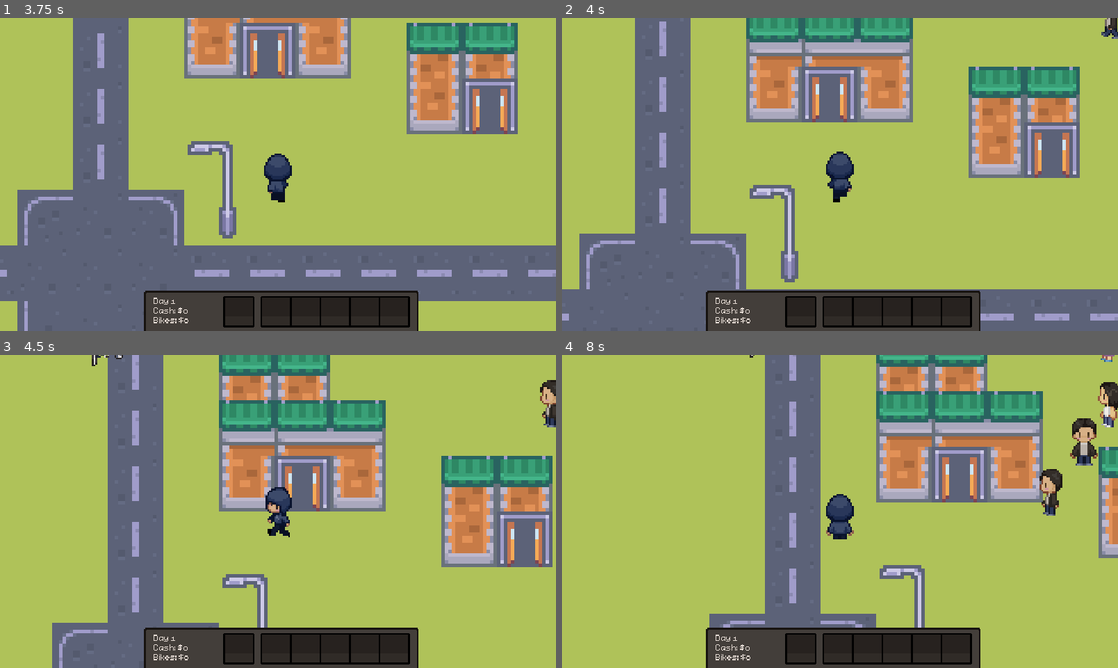
Above: before the commit, frames 1-4 (two rows, left to right).
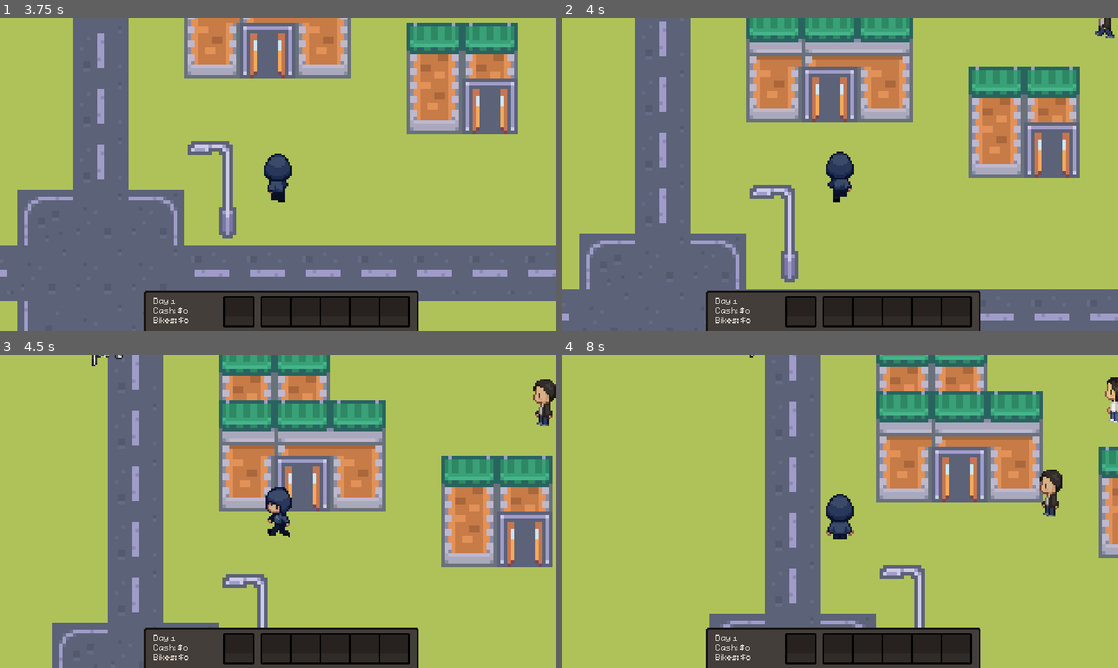
Above: after the commit, the same moments.

Repository: nithinsenthil/UCDBTS
Game: Godot game, scene res://Scenes/title.tscn
The game is run twice, just before and just after one commit, with the same random seed, the same clock (stepped at 60 frames per second) and the same inputs. The engine's default icon, where the game draws it, is replaced by a stand-in: a white triangle on a blue panel in a dark square.
Inputs (mouse positions are in pixels of both pictures, inside the frame that each line leads up to):
- Up to frame 1 (3.75 s): click (278, 177) at 0.5 s; move the mouse to (400, 158) at 1.27 s; hold D (Right) 1.28-2.03 s; tap one key every 0.75 s from 1.35 s: L (BikeMinigameEnd) K (BikeMinigameStart) P (CameraControlsOff) O (CameraControlsOn); move the mouse to (166, 190) at 2.02 s; hold S (Down) 2.03-2.78 s; move the mouse to (333, 105) at 2.77 s; hold D (Right) 2.78-3.53 s; move the mouse to (250, 237) at 3.52 s; hold W (Up) from 3.53 s (still down)
- Up to frame 2 (4 s): keep holding W (Up)
- Up to frame 3 (4.5 s): move the mouse to (444, 558) at 4.27 s; release W (Up) at 4.28 s; hold A (Left) from 4.28 s (still down); hold F (Interact) from 4.28 s (still down)
- Up to frame 4 (8 s): move the mouse to (673, 464) at 5.02 s; release F (Interact) at 5.03 s; right-click (673, 464) at 5.1 s; move the mouse to (867, 511) at 5.77 s; release A (Left) at 5.78 s; hold S (Down) 5.78-6.53 s; tap L (BikeMinigameEnd) at 5.85 s; move the mouse to (756, 433) at 6.52 s; hold D (Right) 6.53-7.28 s; tap K (BikeMinigameStart) at 6.6 s; move the mouse to (962, 495) at 7.27 s; hold W (Up) from 7.28 s (still down); tap P (CameraControlsOff) at 7.35 s

Frame 1 is identical in both runs. In frame 2, 0.2% of the frame differs, in the area x 95-100%, y 0-7%; in frame 3, 0.4%; in frame 4, 1.1%, in the area x 85-100%, y 0-52%.

Commit message:
Remove dropoff from debug scene

Diff:
--- a/ucdbts/Scenes/debug_scene.tscn
+++ b/ucdbts/Scenes/debug_scene.tscn
@@ -1,10 +1,9 @@
-[gd_scene load_steps=14 format=4 uid="uid://djchl1edhuuic"]
+[gd_scene load_steps=13 format=4 uid="uid://djchl1edhuuic"]
 
 [ext_resource type="PackedScene" uid="uid://c3q268xofq4j1" path="res://Scenes/bike.tscn" id="1_kb85k"]
 [ext_resource type="Script" uid="uid://bvk7b31000hgi" path="res://Scripts/Debugging/bike_debug_label.gd" id="2_ciys7"]
 [ext_resource type="Texture2D" uid="uid://dhn0xe4d2dfy" path="res://Assets/bikes/bike1.png" id="3_elfx1"]
 [ext_resource type="Texture2D" uid="uid://cbfk6vu0papus" path="res://Assets/environment/ucdavis.jpg" id="3_emu5f"]
-[ext_resource type="PackedScene" uid="uid://whwfichg3chs" path="res://Scenes/bike_dropoff.tscn" id="4_4w3iw"]
 [ext_resource type="Texture2D" uid="uid://r3328dw3c04d" path="res://Assets/bikes/bike5.png" id="4_tjauk"]
 [ext_resource type="Texture2D" uid="uid://ce6mvsfctuyw8" path="res://Assets/bikes/bike2.png" id="5_cfwnf"]
 [ext_resource type="Texture2D" uid="uid://cfqiv4ug4rfu7" path="res://Assets/bikes/bike4.png" id="6_536f3"]
@@ -87,7 +86,3 @@
 offset_right = 40.0
 offset_bottom = 23.0
 script = ExtResource("2_ciys7")
-
-[node name="BikeDropoff" parent="." instance=ExtResource("4_4w3iw")]
-visible = false
-position = Vector2(1026, -509)
